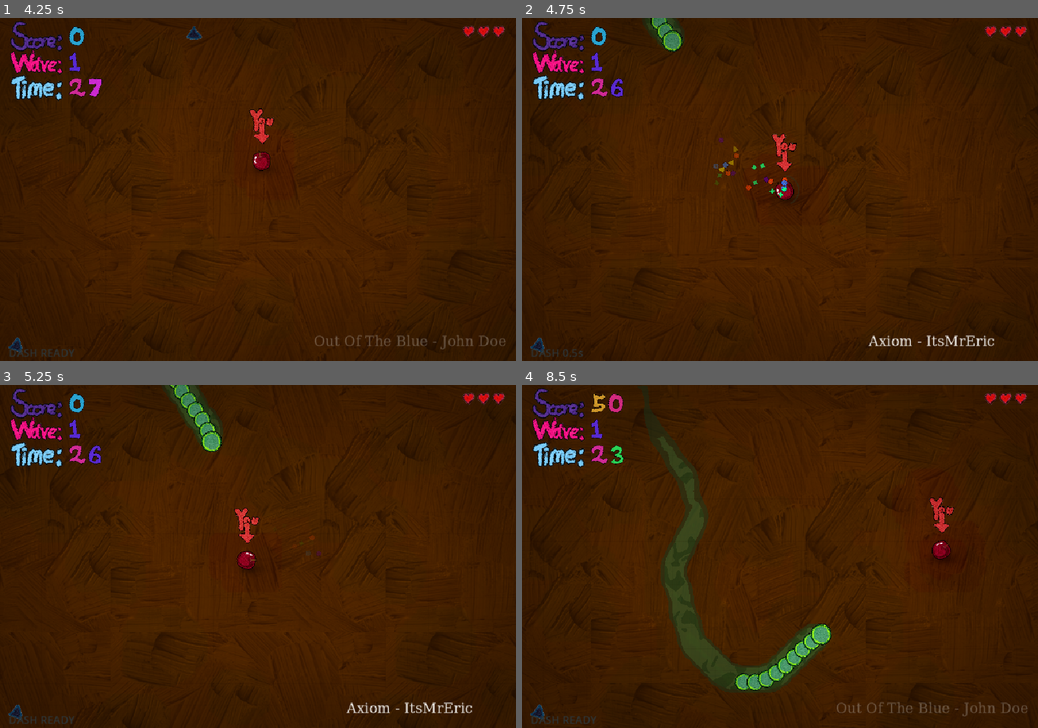
Above: before the commit, frames 1-4 (two rows, left to right).
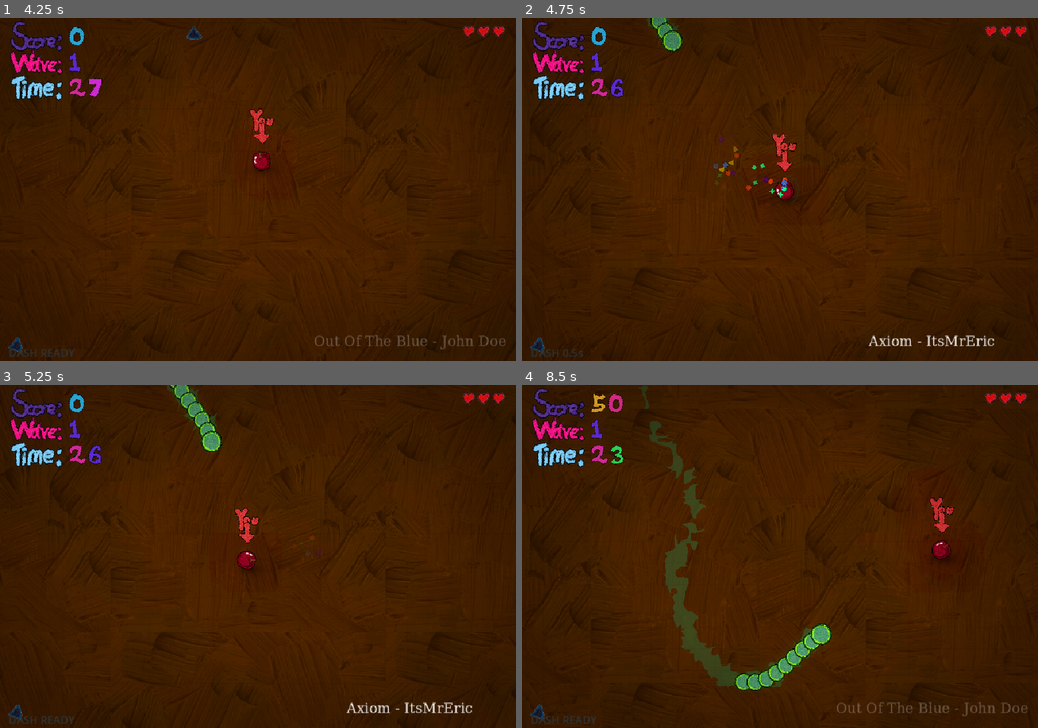
Above: after the commit, the same moments.

Repository: wizenroom/youre-the-food
Game: Godot game, scene res://scenes/main.tscn
Same seed, same stepped clock (60 frames per second), same inputs: the game is played once before the commit and once after it.
Inputs (mouse positions are in pixels of both pictures, inside the frame that each line leads up to):
- Up to frame 1 (4.25 s): click (263, 268) at 0.5 s; tap Enter (menu_start) at 1.25 s; move the mouse to (371, 172) at 1.27 s; hold D (move_right) 1.28-2.03 s; tap Space (dash) every 0.75 s from 1.35 to 3.6 s; move the mouse to (154, 206) at 2.02 s; hold S (move_down) 2.03-2.78 s; move the mouse to (309, 114) at 2.77 s; hold D (move_right) 2.78-3.53 s; move the mouse to (232, 258) at 3.52 s; hold W (move_up) from 3.53 s (still down)
- Up to frame 2 (4.75 s): move the mouse to (934, 240) at 4.27 s; release W (move_up) at 4.28 s; hold A (move_left) from 4.28 s (still down); tap Space (dash) at 4.35 s
- Up to frame 3 (5.25 s): keep holding A (move_left); move the mouse to (103, 505) at 5.02 s; tap Space (dash) at 5.1 s
- Up to frame 4 (8.5 s): move the mouse to (805, 556) at 5.77 s; release A (move_left) at 5.78 s; hold S (move_down) 5.78-6.53 s; tap Space (dash) every 0.75 s from 5.85 to 8.1 s; move the mouse to (702, 470) at 6.52 s; hold D (move_right) 6.53-7.28 s; move the mouse to (893, 539) at 7.27 s; hold W (move_up) 7.28-8.03 s; move the mouse to (676, 573) at 8.02 s; hold D (move_right) from 8.03 s (still down)

Frame 1 is identical in both runs. In frame 2, less than 0.1% of the frame differs, in the area x 23-31%, y 0-8%; in frame 3, 0.2%; in frame 4, 1.7%, in the area x 25-59%, y 14-90%.

Commit message:
Trail shader tweak

Diff:
--- a/scenes/main.tscn
+++ b/scenes/main.tscn
@@ -44,14 +44,10 @@
 shader_parameter/threshold = 0.1
 shader_parameter/growth = 0.0
 shader_parameter/transparency = 0.7
-shader_parameter/outline_size = 0.08
-shader_parameter/vein_threshold = 0.3
 shader_parameter/noise_scale = 0.5
 shader_parameter/warp_strength = 1.5
-shader_parameter/noise_speed = 1.0
-shader_parameter/outline_color = Vector3(0.15, 0.2, 0.16)
-shader_parameter/inside_color_1 = Vector3(0.2, 0.32, 0.22)
-shader_parameter/inside_color_2 = Vector3(0.12, 0.25, 0.18)
+shader_parameter/inside_color_1 = Color(0.2, 0.32, 0.22, 1)
+shader_parameter/inside_color_2 = Color(0, 0, 0, 0)
 
 [sub_resource type="ShaderMaterial" id="ShaderMaterial_prt3j"]
 shader = ExtResource("20_gqmmt")
@@ -62,6 +58,8 @@
 
 [sub_resource type="Environment" id="Environment_1edjn"]
 background_mode = 3
+ambient_light_source = 1
+ambient_light_color = Color(0.9429584, 0.5458319, 0.8735935, 1)
 glow_enabled = true
 glow_intensity = 4.59
 glow_bloom = 0.09
--- a/scenes/trailupscaler.gdshader
+++ b/scenes/trailupscaler.gdshader
@@ -4,21 +4,16 @@
 uniform float growth = 0.0;
 uniform float transparency = 0.1;
 
-uniform float outline_size = 0.08;
-uniform float vein_threshold = 0.7;
 uniform float noise_scale = 0.5;
 uniform float warp_strength = 1.5;
-uniform float noise_speed = 1.0;
 
-uniform vec3 outline_color = vec3(0.15, 0.20, 0.16);
-uniform vec3 inside_color_1 = vec3(0.20, 0.32, 0.22);
-uniform vec3 inside_color_2 = vec3(1.0, 1.0, 1.0);
+uniform vec4 inside_color_1 : source_color = vec4(0.20, 0.32, 0.22, 1.0);
+uniform vec4 inside_color_2 : source_color = vec4(0.0, 0.0, 0.0, 0.0);
 
-
-vec2 random(vec2 uv){
+vec2 random(vec2 uv) {
 	uv = vec2(
-		dot(uv, vec2(127.1,311.7)),
-		dot(uv, vec2(269.5,183.3))
+		dot(uv, vec2(127.1, 311.7)),
+		dot(uv, vec2(269.5, 183.3))
 	);
 	return -1.0 + 2.0 * fract(sin(uv) * 43758.5453123);
 }
@@ -32,18 +27,17 @@
 	return mix(
 		mix(
 			dot(random(uv_index), uv_fract),
-			dot(random(uv_index + vec2(1.0,0.0)), uv_fract - vec2(1.0,0.0)),
+			dot(random(uv_index + vec2(1.0, 0.0)), uv_fract - vec2(1.0, 0.0)),
 			blur.x
 		),
 		mix(
-			dot(random(uv_index + vec2(0.0,1.0)), uv_fract - vec2(0.0,1.0)),
-			dot(random(uv_index + vec2(1.0,1.0)), uv_fract - vec2(1.0,1.0)),
+			dot(random(uv_index + vec2(0.0, 1.0)), uv_fract - vec2(0.0, 1.0)),
+			dot(random(uv_index + vec2(1.0, 1.0)), uv_fract - vec2(1.0, 1.0)),
 			blur.x
 		),
 		blur.y
 	) + 0.5;
 }
-
 
 vec2 warp(vec2 uv) {
 	float x = noise(uv + vec2(10.0, 20.0));
@@ -51,7 +45,6 @@
 
 	return vec2(x, y) - 0.5;
 }
-
 
 void fragment() {
 	vec2 p = TEXTURE_PIXEL_SIZE;
@@ -72,31 +65,30 @@
 
 	a /= 16.0;
 
-
 	float current_threshold = max(0.0, threshold - growth);
-
 	float outer = step(current_threshold, a);
-	float inner = step(current_threshold + outline_size, a);
-
 
 	vec2 noise_uv = UV / TEXTURE_PIXEL_SIZE * noise_scale;
 
-	vec2 distortion = warp(noise_uv + TIME * 0.05);
+	vec2 distortion = warp(noise_uv);
 	noise_uv += distortion * warp_strength;
 
-	float n = noise(noise_uv + TIME * noise_speed);
+	float n = noise(noise_uv);
 
 	// Make center become 0, edges become 1
 	n = abs(n * 2.0 - 1.0);
 
-	// Create two-color patches
-	n = step(vein_threshold, n);
+	// Use the sprite's alpha directly as the threshold.
+	// Alpha = 1 -> threshold = 1 (almost no holes)
+	// Alpha = 0 -> threshold = 0 (all holes)
+	float local_threshold = texture(TEXTURE, UV).a;
 
+	n = step(local_threshold, n);
 
-	vec3 inside = mix(inside_color_1, inside_color_2, n);
+	vec4 inside = mix(inside_color_1, inside_color_2, n);
 
-	vec3 rgb = mix(outline_color, inside, inner);
-
-
-	COLOR = vec4(rgb, outer * transparency);
+	COLOR = vec4(
+		inside.rgb,
+		inside.a * outer * transparency
+	);
 }
